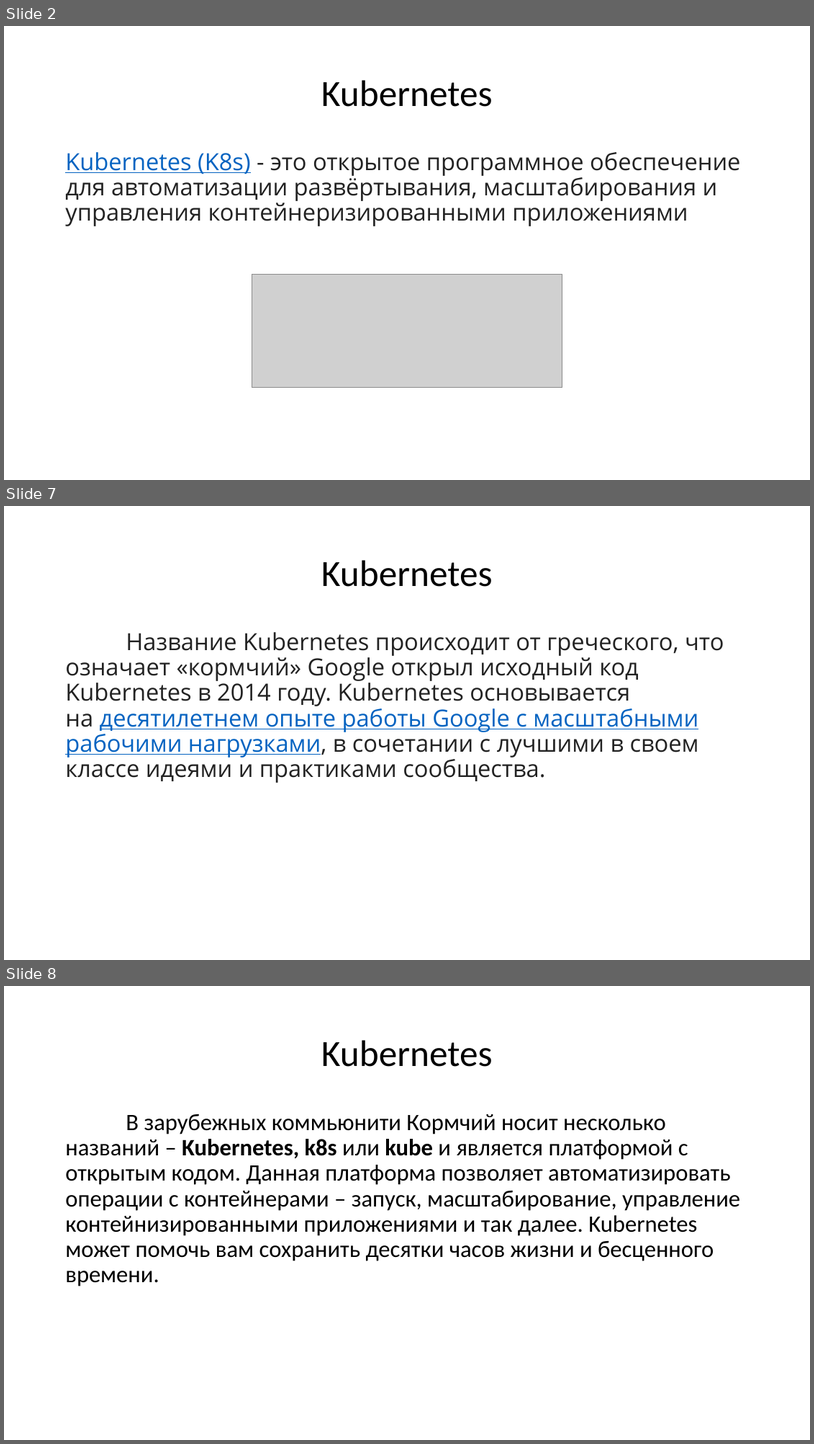
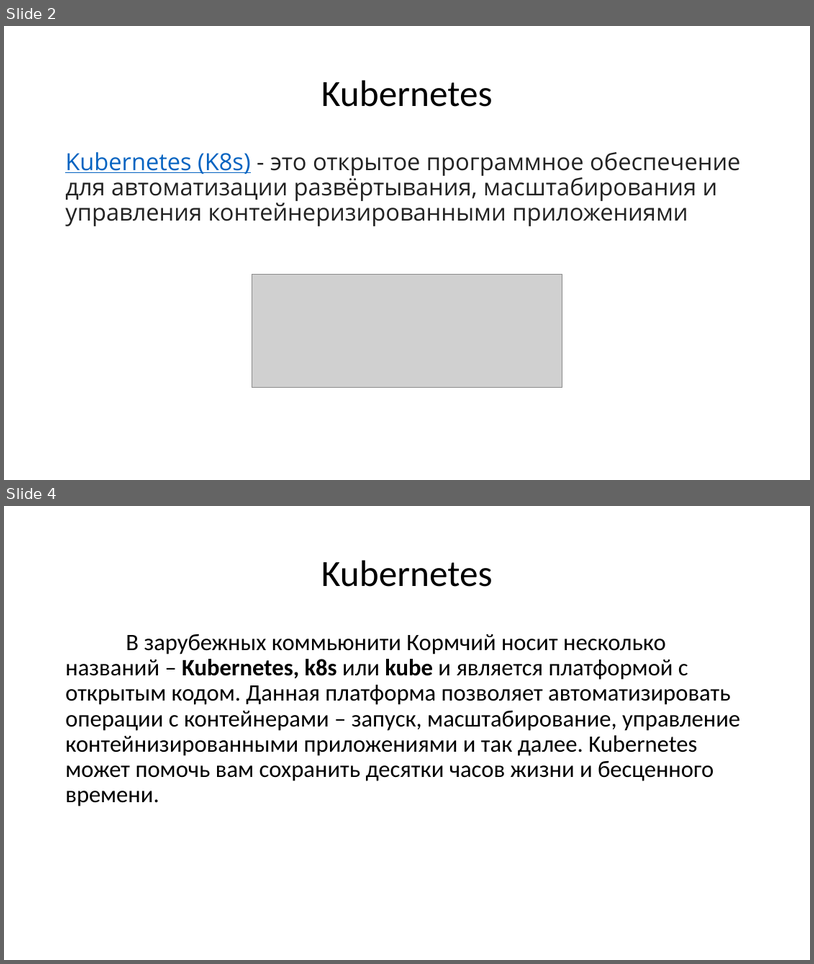
Before and after one commit to Kollekcioner47/k8s, a slide deck: k8s.pptx. Shown one above the other, each under a label of ours: slides 2, 7 and 8 before the commit, slides 2 and 4 after it; the slides between them are not shown. The pictures are 814x1444 and 814x964 pixels, drawn with LibreOffice and Linux fonts; fonts in the diff are those of the drawing; grey boxes stand for pictures. Boxes give left, top, right and bottom in pixels: in the first picture for what was removed or moved away, otherwise in the second. Text is boxed around its words. In the diff, an @@ line names an element or a change of style, - is before the commit and + after.

```diff
--- a/k8s.pptx
+++ b/k8s.pptx
@@ slide 7 removed at bbox=[4, 506, 810, 960], background #FFFFFF @@
@@ title removed at bbox=[322, 560, 493, 587] @@
-Kubernetes
@@ text removed at bbox=[65, 632, 724, 782] @@
-Название Kubernetes происходит от греческого, что означает «кормчий» Google открыл исходный код Kubernetes в 2014 году. Kubernetes основывается на десятилетнем опыте работы Google с масштабными рабочими нагрузками, в сочетании с лучшими в своем классе идеями и практиками сообщества.
@@ what was slide 8 is now slide 4 @@
```
Also in this commit, not shown: 8 slides changed, 23 slides added, 11 other slides removed.
